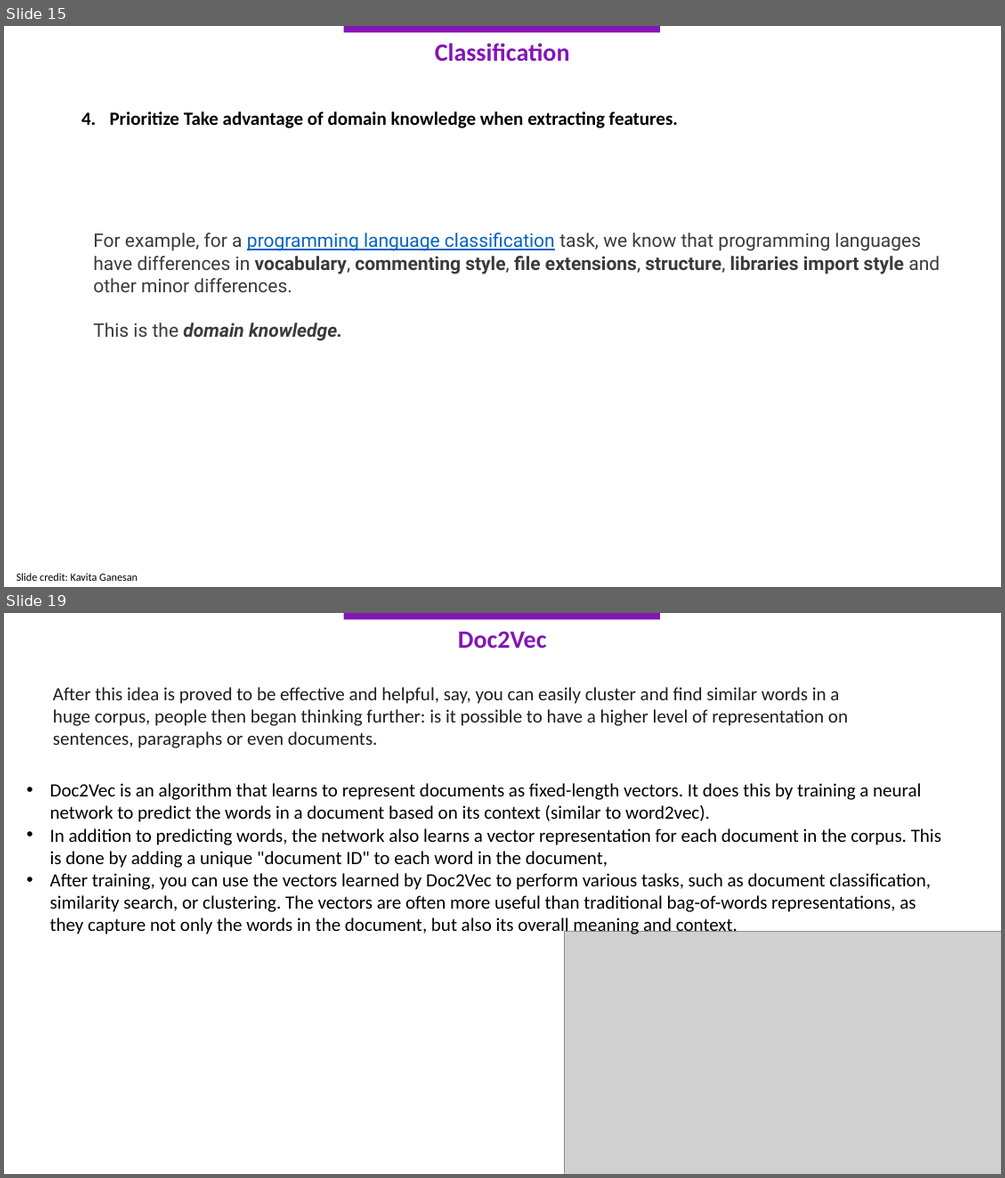
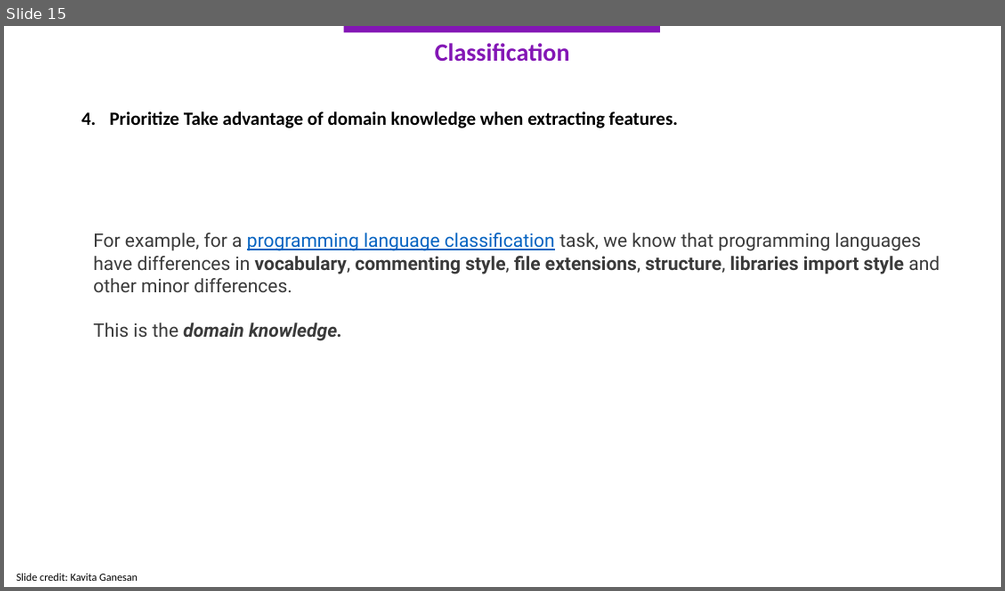
Before and after one commit to kemalcankara/anlp2023_guz, a slide deck: Slides/3.KRY-ANLP_1Kasim.pptx. Shown one above the other, each under a label of ours: slides 15 and 19 before the commit, slide 15 after it; the slides between them are not shown. The pictures are 1005x1178 and 1005x591 pixels, drawn with LibreOffice and Linux fonts; fonts in the diff are those of the drawing; grey boxes stand for pictures. Boxes give left, top, right and bottom in pixels: in the first picture for what was removed or moved away, otherwise in the second. Text is boxed around its words. In the diff, an @@ line names an element or a change of style, - is before the commit and + after.

```diff
--- a/Slides/3.KRY-ANLP_1Kasim.pptx
+++ b/Slides/3.KRY-ANLP_1Kasim.pptx
@@ slide 19 removed at (4,613,1001,1174), background #FFFFFF @@
@@ rectangle removed at (343,613,660,620) @@
@@ text removed at (458,631,546,649) @@
-Doc2Vec
@@ text removed at (53,687,848,748) @@
-After this idea is proved to be effective and helpful, say, you can easily cluster and find similar words in a huge corpus, people then began thinking further: is it possible to have a higher level of representation on sentences, paragraphs or even documents.
@@ text removed at (50,783,941,937) @@
-• Doc2Vec is an algorithm that learns to represent documents as fixed-length vectors. It does this by training a neural network to predict the words in a document based on its context (similar to word2vec).
-• In addition to predicting words, the network also learns a vector representation for each document in the corpus. This is done by adding a unique "document ID" to each word in the document,
-• After training, you can use the vectors learned by Doc2Vec to perform various tasks, such as document classification, similarity search, or clustering. The vectors are often more useful than traditional bag-of-words representations, as they capture not only the words in the document, but also its overall meaning and context.
@@ picture removed at (565,932,1001,1174) @@
```
Also in this commit, not shown: 2 slides changed, 4 other slides removed, 1 other file.
